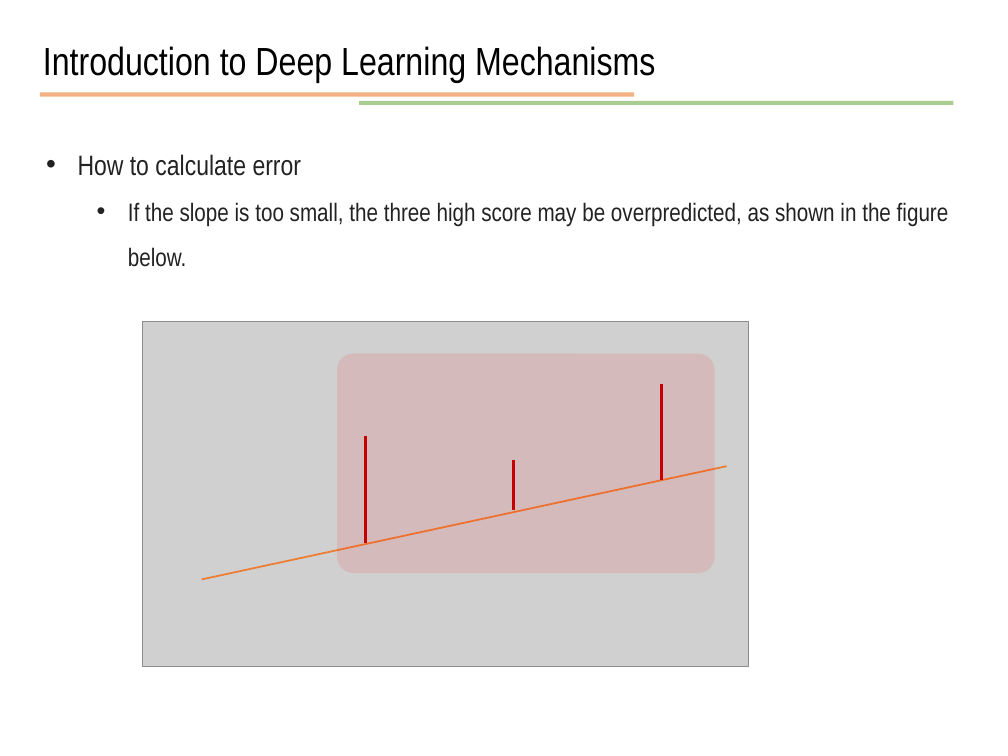
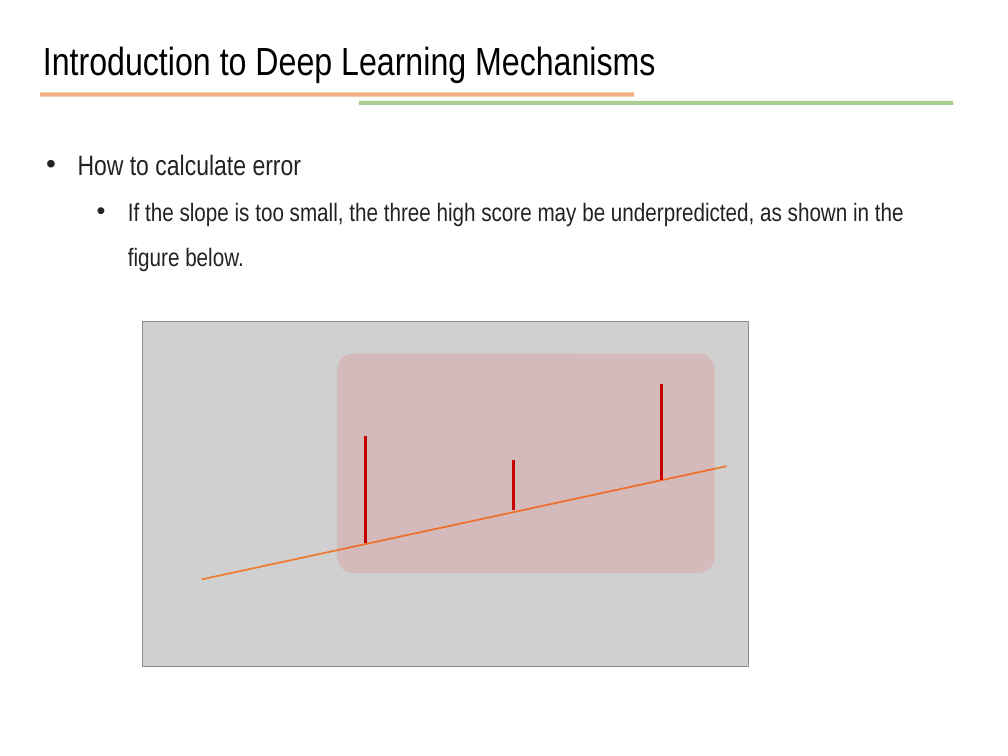
Before and after one commit to JunetaeKim/DeepLearningClass, a slide deck: slide 45 of Week4/week4 Deep learning mechanism.pptx. Drawn at 1008x756 pixels with LibreOffice and Linux fonts; fonts in the diff are those of the drawing; grey boxes stand for pictures. Boxes give left, top, right and bottom in pixels: in the first picture for what was removed or moved away, otherwise in the second. Text is boxed around its words. In the diff, an @@ line names an element or a change of style, - is before the commit and + after.

Commit message:
modified

```diff
--- a/Week4/week4 Deep learning mechanism.pptx
+++ b/Week4/week4 Deep learning mechanism.pptx
@@ text at (128, 202, 904, 272): text changed @@
-  • If the slope is too small, the three high score may be overpredicted, as shown in the figure below.
+  • If the slope is too small, the three high score may be underpredicted, as shown in the figure below.
```
Also in this commit, not shown: 2 other slides changed.
